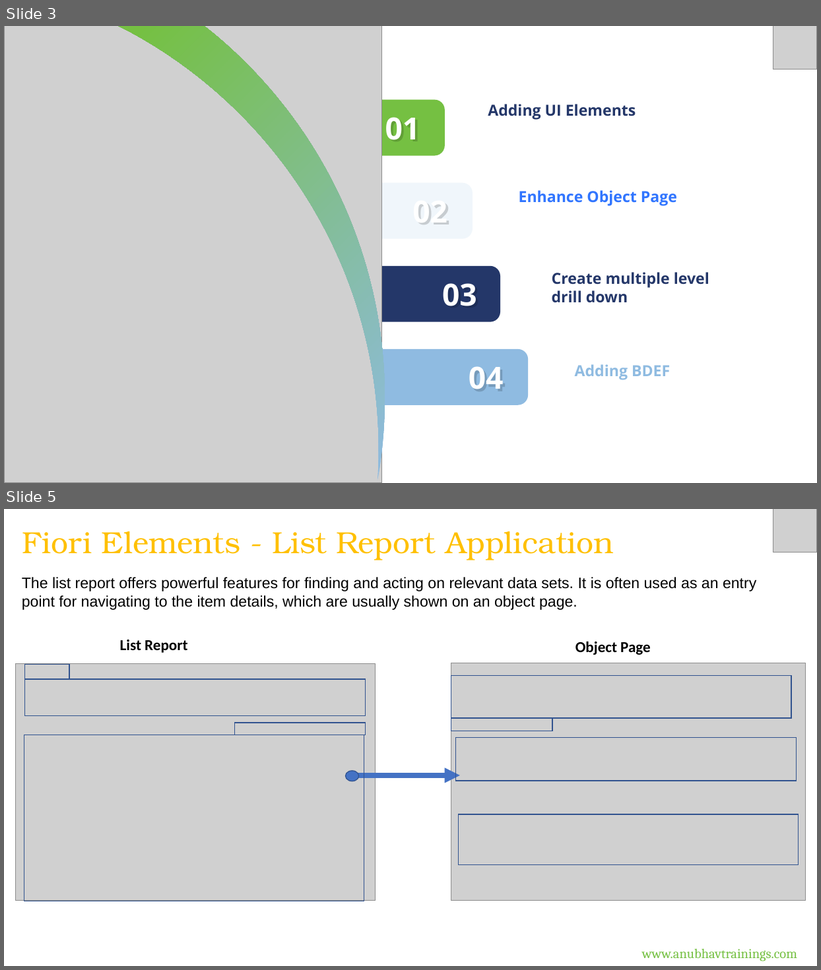
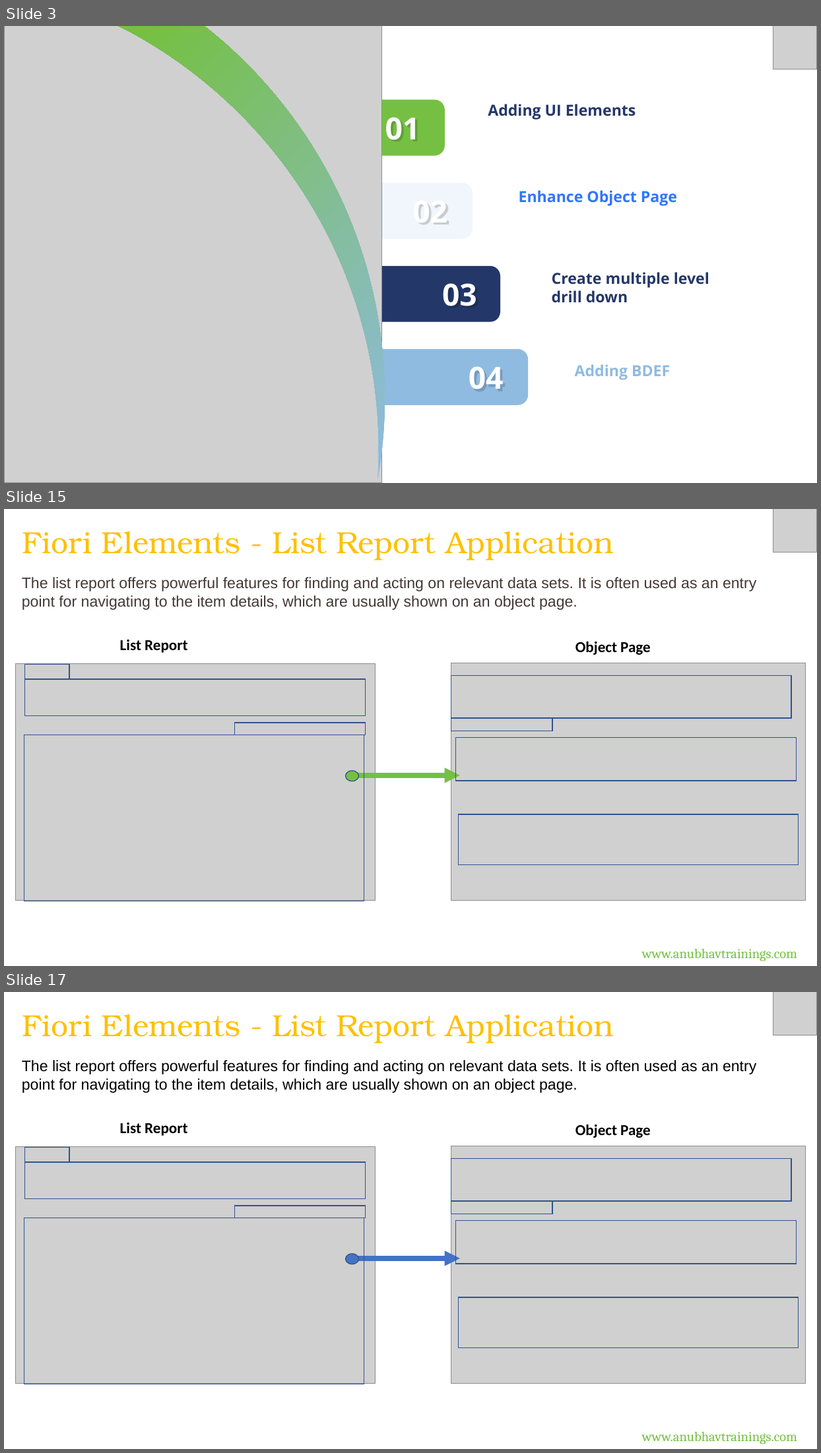
Before and after one commit to soyuztechnologies/RAP_Training_Applied_Materials, a slide deck: Day 6/DAY-6.pptx. Shown one above the other, each under a label of ours: slides 3 and 5 before the commit, slides 3, 15 and 17 after it; the slides between them are not shown. The pictures are 821x970 and 821x1453 pixels, drawn with LibreOffice and Linux fonts; fonts in the diff are those of the drawing; grey boxes stand for pictures. Boxes give left, top, right and bottom in pixels: in the first picture for what was removed or moved away, otherwise in the second. Text is boxed around its words. In the diff, an @@ line names an element or a change of style, - is before the commit and + after.

```diff
--- a/Day 6/DAY-6.pptx
+++ b/Day 6/DAY-6.pptx
@@ slide 15 added at (x1=4, y1=509, x2=817, y2=966), background #FFFFFF @@
@@ picture added at (x1=773, y1=509, x2=817, y2=553) @@
@@ text added at (x1=22, y1=531, x2=614, y2=560), 36 pt, text #FFC000 @@
+Fiori Elements - List Report Application
@@ text added at (x1=22, y1=577, x2=756, y2=610), 18 pt, text #433835 @@
+The list report offers powerful features for finding and acting on relevant data sets. It is often used as an entry point for navigating to the item details, which are usually shown on an object page.
@@ text added at (x1=120, y1=640, x2=187, y2=653), 18 pt, text #000000, bold @@
+List Report
@@ text added at (x1=576, y1=641, x2=651, y2=655), 18 pt, text #000000, bold @@
+Object Page
@@ picture added at (x1=16, y1=664, x2=376, y2=901) @@
@@ rectangle added at (x1=24, y1=665, x2=69, y2=679), outline #31538F 1 pt @@
@@ picture added at (x1=451, y1=663, x2=805, y2=901) @@
@@ rectangle added at (x1=24, y1=679, x2=365, y2=716), outline #31538F 1 pt @@
@@ rectangle added at (x1=451, y1=676, x2=791, y2=719), outline #31538F 1 pt @@
@@ rectangle added at (x1=235, y1=723, x2=366, y2=735), outline #31538F 1 pt @@
@@ rectangle added at (x1=451, y1=718, x2=552, y2=731), outline #31538F 1 pt @@
@@ rectangle added at (x1=24, y1=735, x2=364, y2=902), outline #31538F 1 pt @@
@@ rectangle added at (x1=456, y1=738, x2=797, y2=781), outline #31538F 1 pt @@
@@ ellipse added at (x1=346, y1=770, x2=359, y2=781), fill #75C042, outline #31538F 1 pt @@
@@ arrow added from (354, 776) to (459, 776), #75C042 6 pt @@
@@ rectangle added at (x1=459, y1=815, x2=799, y2=865), outline #31538F 1 pt @@
@@ text added at (x1=642, y1=949, x2=797, y2=962), 16 pt, text #75C042 @@
+www.anubhavtrainings.com
@@ what was slide 5 is now slide 17 @@
```
Also in this commit, not shown: 1 slide changed, 11 other slides added, 4 other files.
